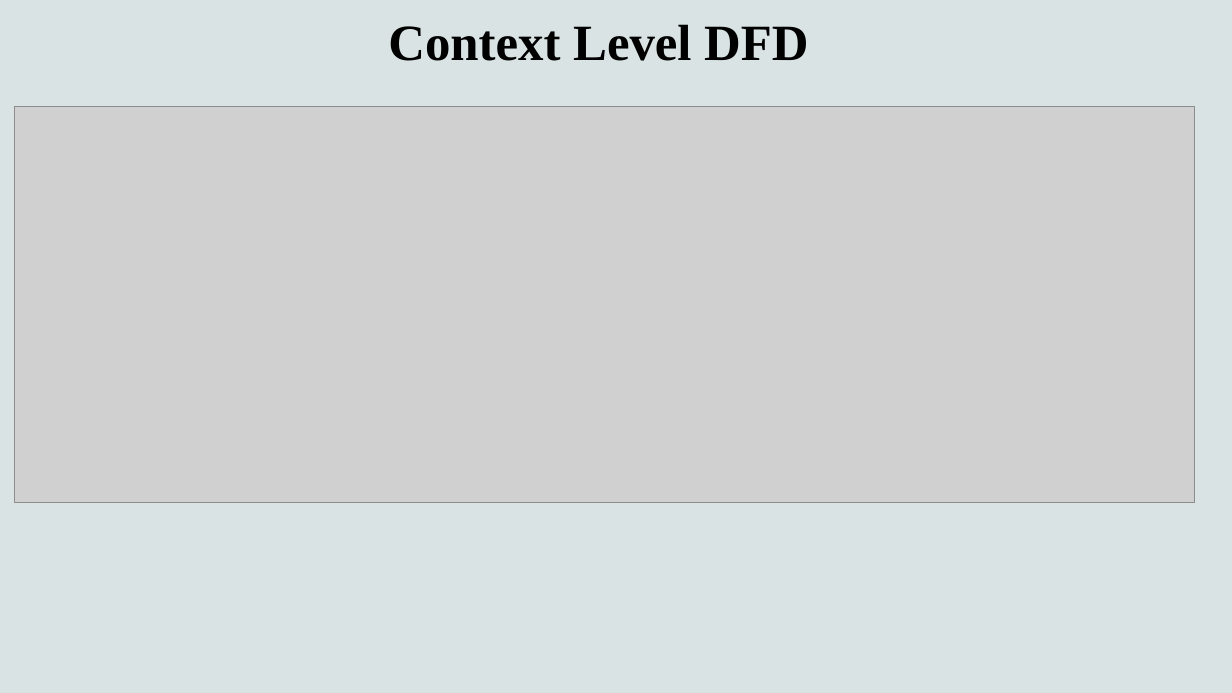
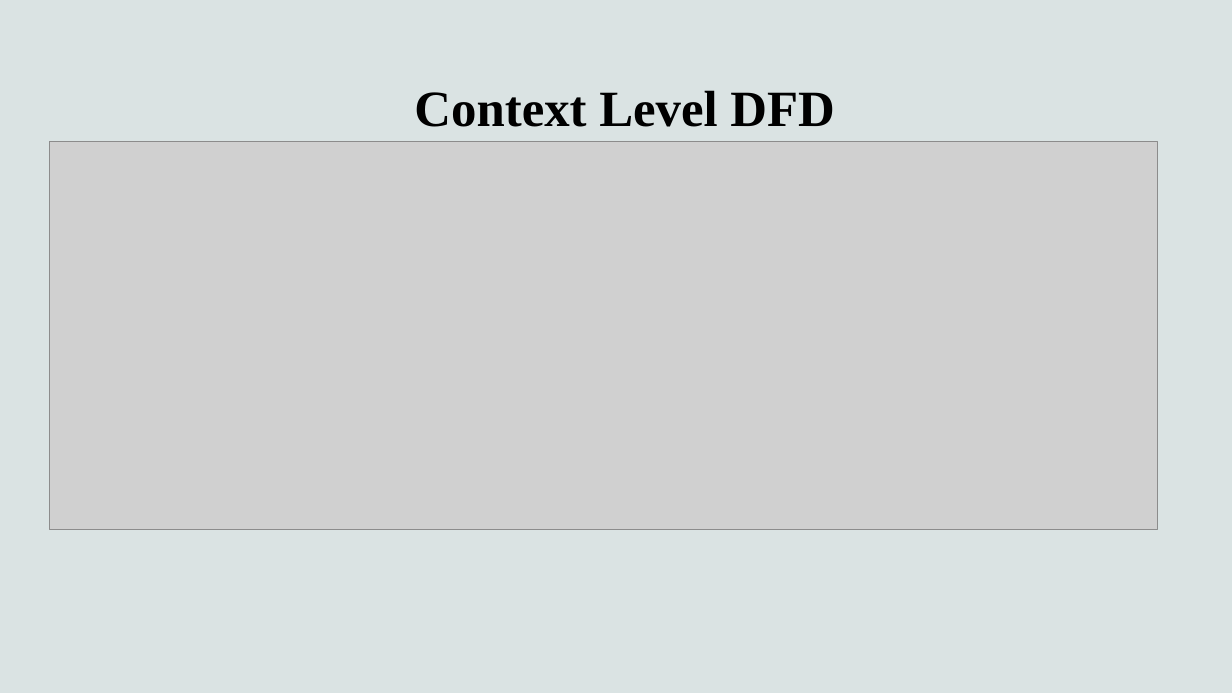
Before and after one commit to Aniketdigge/Chit-Fund-Management-System, a slide deck: slide 10 of 8 Chit Fund Management System.pptx. Drawn at 1232x693 pixels with LibreOffice and Linux fonts; fonts in the diff are those of the drawing; grey boxes stand for pictures. Boxes give left, top, right and bottom in pixels: in the first picture for what was removed or moved away, otherwise in the second. Text is boxed around its words. In the diff, an @@ line names an element or a change of style, - is before the commit and + after.

```diff
--- a/8 Chit Fund Management System.pptx
+++ b/8 Chit Fund Management System.pptx
@@ title "Context Level DFD": place and size @@
-title "Context Level DFD" at <box>388,24,808,61</box>
+title "Context Level DFD" at <box>414,90,834,127</box>
@@ picture: place and size @@
-picture at <box>14,106,1195,503</box>
+picture at <box>50,141,1158,531</box>
```
Also in this commit, not shown: 3 other slides changed, 5 slides added, 6 slides removed, 31 other files.
